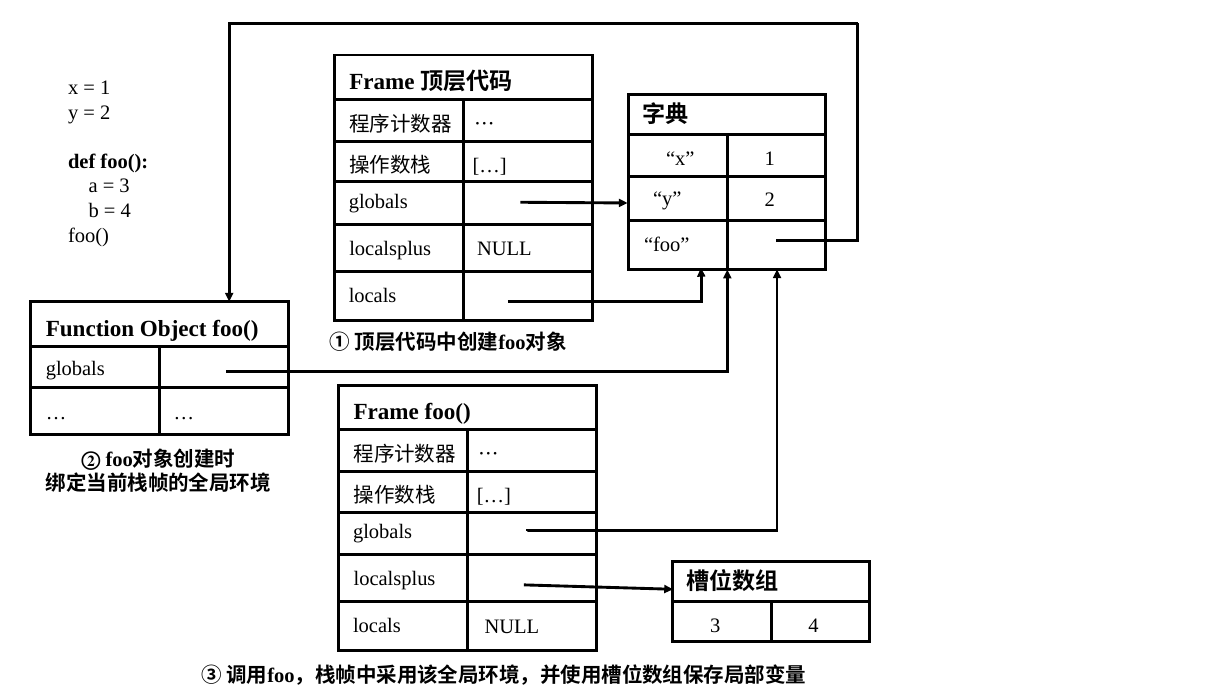
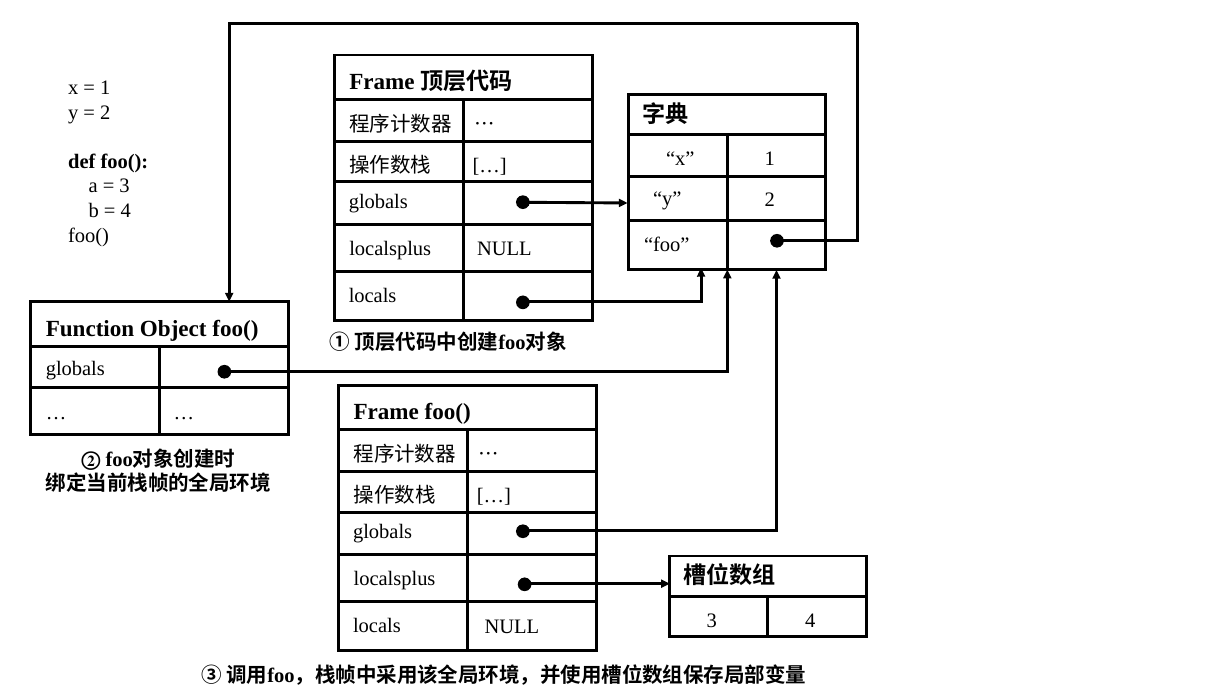
Before and after one commit to WU-SUNFLOWER/S.A.A.U.S.O, a slide deck: slide 2 of docs/thesis/pictures.pptx. Drawn at 1232x693 pixels with LibreOffice and Linux fonts; fonts in the diff are those of the drawing. Boxes give left, top, right and bottom in pixels: in the first picture for what was removed or moved away, otherwise in the second. Text is boxed around its words. In the diff, an @@ line names an element or a change of style, - is before the commit and + after.

```diff
--- a/docs/thesis/pictures.pptx
+++ b/docs/thesis/pictures.pptx
@@ ellipse added at box(516, 195, 530, 209), fill #000000 @@
@@ ellipse added at box(770, 234, 784, 248), fill #000000 @@
@@ elbow arrow moved from (508, 301) - (701, 268) to (526, 302) - (701, 268) @@
@@ ellipse added at box(516, 296, 530, 310), fill #000000 @@
@@ elbow arrow (527, 531) - (776, 270): route changed @@
@@ ellipse added at box(217, 365, 231, 379), fill #000000 @@
@@ ellipse added at box(516, 525, 530, 539), fill #000000 @@
@@ text "槽位数组": place and size @@
-text "槽位数组" at box(687, 569, 779, 591)
+text "槽位数组" at box(683, 563, 775, 585)
@@ ellipse added at box(518, 578, 531, 592), fill #000000 @@
@@ arrow moved from (524, 585) - (673, 590) to (524, 584) - (670, 584) @@
@@ 2 lines, 1 text, 1 rectangle: place and size @@
-2 lines, 1 text, 1 rectangle at box(673, 561, 870, 641)
+2 lines, 1 text, 1 rectangle at box(670, 556, 867, 637)
@@ text "4": place and size @@
-text "4" at box(808, 618, 818, 632)
+text "4" at box(805, 613, 815, 627)
```
Also in this commit, not shown: 3 other slides changed.
